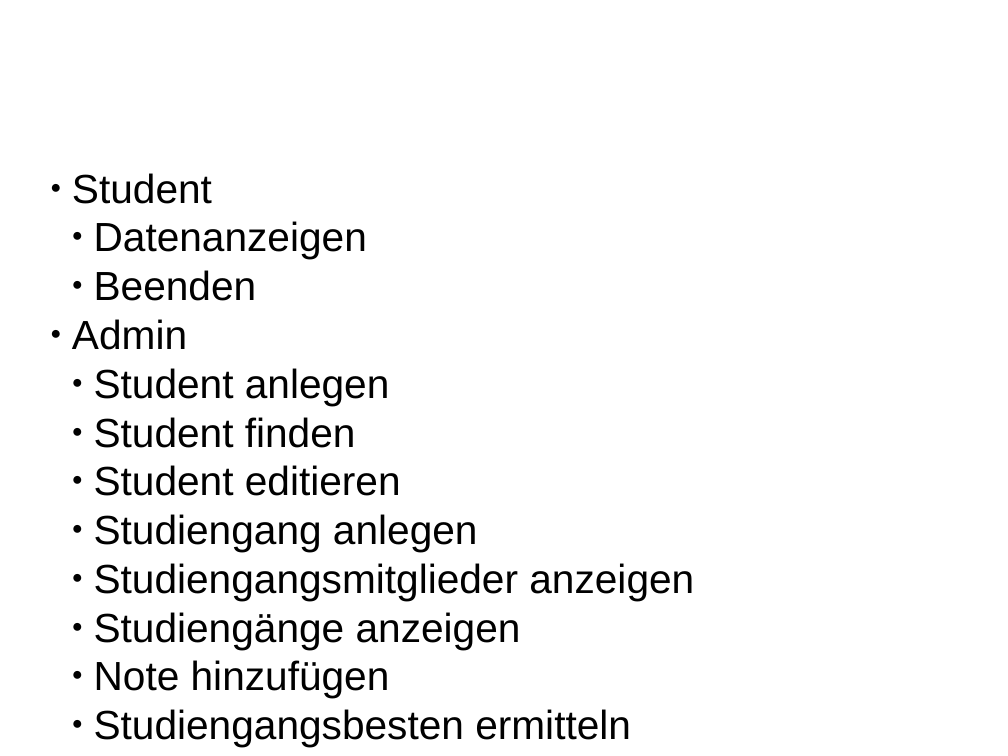
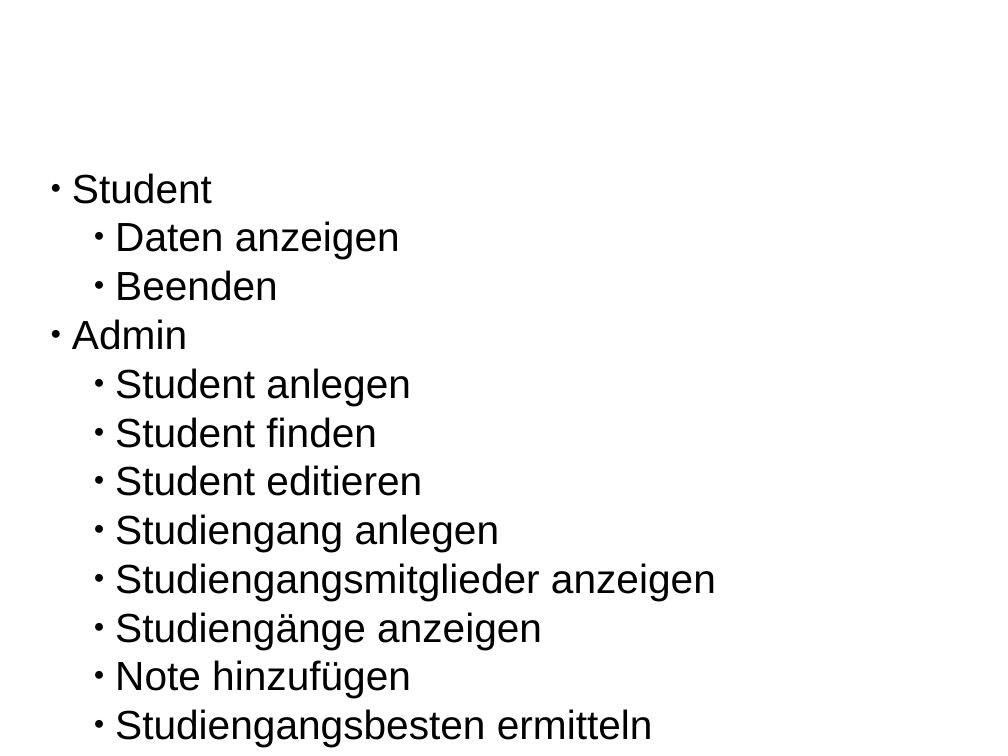
Before and after one commit to FabienneL/Documents, a slide deck: slide 6 of Präsi.odp (slide 4 before the commit). Drawn at 1008x756 pixels with LibreOffice and Linux fonts; fonts in the diff are those of the drawing; background and template pictures are left out. Boxes give left, top, right and bottom in pixels: in the first picture for what was removed or moved away, otherwise in the second. Text is boxed around its words. In the diff, an @@ line names an element or a change of style, - is before the commit and + after.

```diff
--- a/Präsi.odp
+++ b/Präsi.odp
@@ subtitle at (x1=115, y1=221, x2=400, y2=259): text changed @@
-  ● Datenanzeigen
+    ● Daten anzeigen
@@ subtitle at (x1=115, y1=270, x2=716, y2=747): list level 2 to 3 in "Beenden"; list level 2 to 3 in "Student anlegen"; list level 2 to 3 in "Student finden"; list level 2 to 3 in "Student editieren"; list level 2 to 3 in "Studiengang anlegen"; list level 2 to 3 in "Studiengangsmitglieder anzeigen"; list level 2 to 3 in "Studiengänge anzeigen"; list level 2 to 3 in "Note hinzufügen"; list level 2 to 3 in "Studiengangsbesten ermitteln" @@
```
Also in this commit, not shown: 3 other slides changed, 5 slides added, 1 slide removed.
